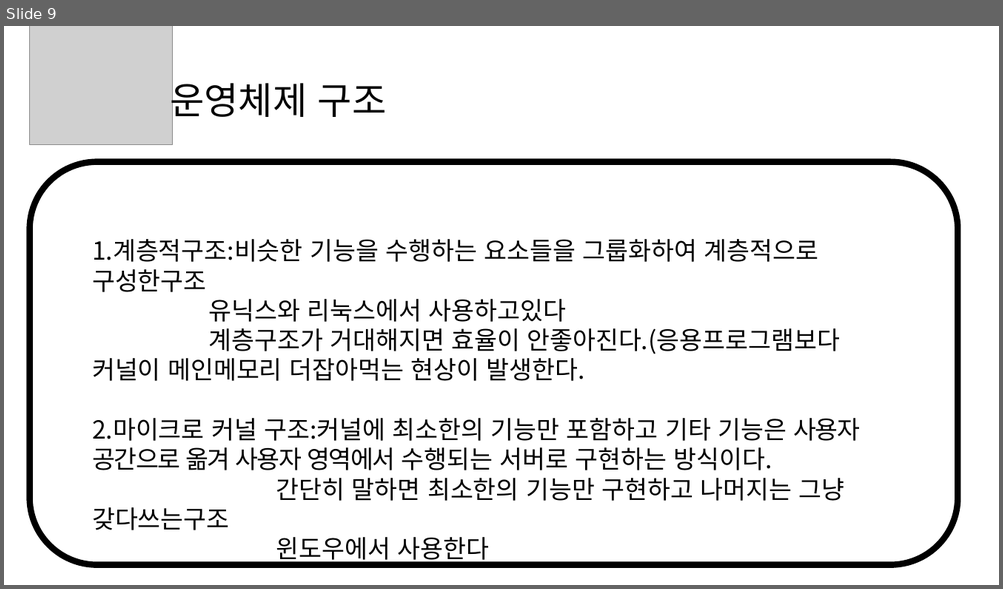
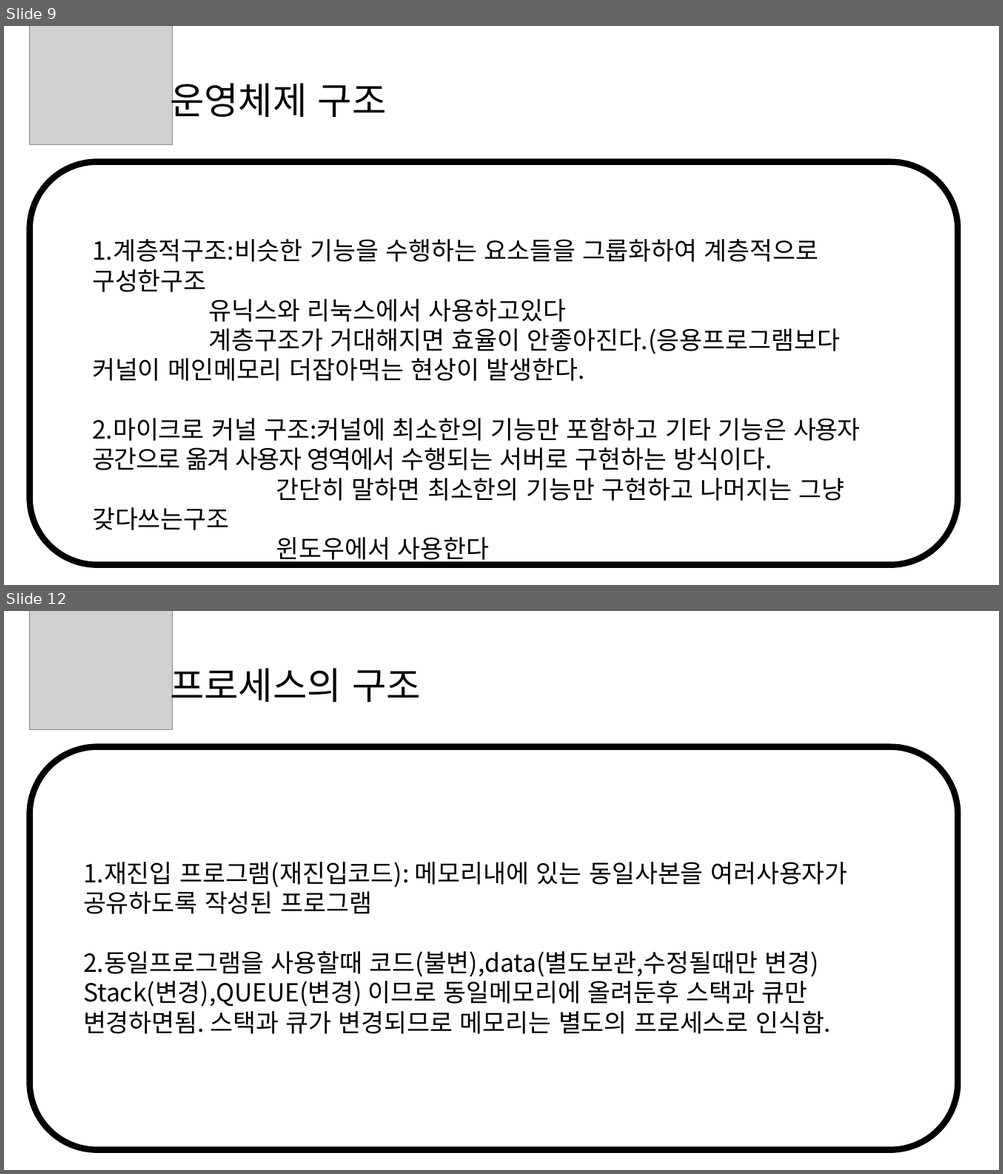
Before and after one commit to lukawitch/dailyblog, a slide deck: 전공/운영체제.pptx. Shown one above the other, each under a label of ours: slide 9 before the commit, slides 9 and 12 after it; the slides between them are not shown. The pictures are 1003x589 and 1003x1174 pixels, drawn with LibreOffice and Linux fonts; fonts in the diff are those of the drawing; grey boxes stand for pictures. Boxes give left, top, right and bottom in pixels: in the first picture for what was removed or moved away, otherwise in the second. Text is boxed around its words. In the diff, an @@ line names an element or a change of style, - is before the commit and + after.

Commit message:
운영체제수정

```diff
--- a/전공/운영체제.pptx
+++ b/전공/운영체제.pptx
@@ slide 12 added at <box>4,611,999,1170</box>, background #FFFFFF @@
@@ picture added at <box>29,611,173,729</box> @@
@@ text added at <box>170,661,421,709</box>, 36 pt, text #000000 @@
+프로세스의 구조
@@ rounded rectangle added at <box>29,747,958,1150</box>, outline #000000 6 pt @@
@@ text added at <box>83,862,848,1034</box>, 24 pt, text #000000 @@
+1.재진입 프로그램(재진입코드): 메모리내에 있는 동일사본을 여러사용자가 공유하도록 작성된 프로그램
+2.동일프로그램을 사용할때 코드(불변),data(별도보관,수정될때만 변경)
+Stack(변경),QUEUE(변경) 이므로 동일메모리에 올려둔후 스택과 큐만 변경하면됨. 스택과 큐가 변경되므로 메모리는 별도의 프로세스로 인식함.
```
Also in this commit, not shown: 18 other slides added, 1 other file.
